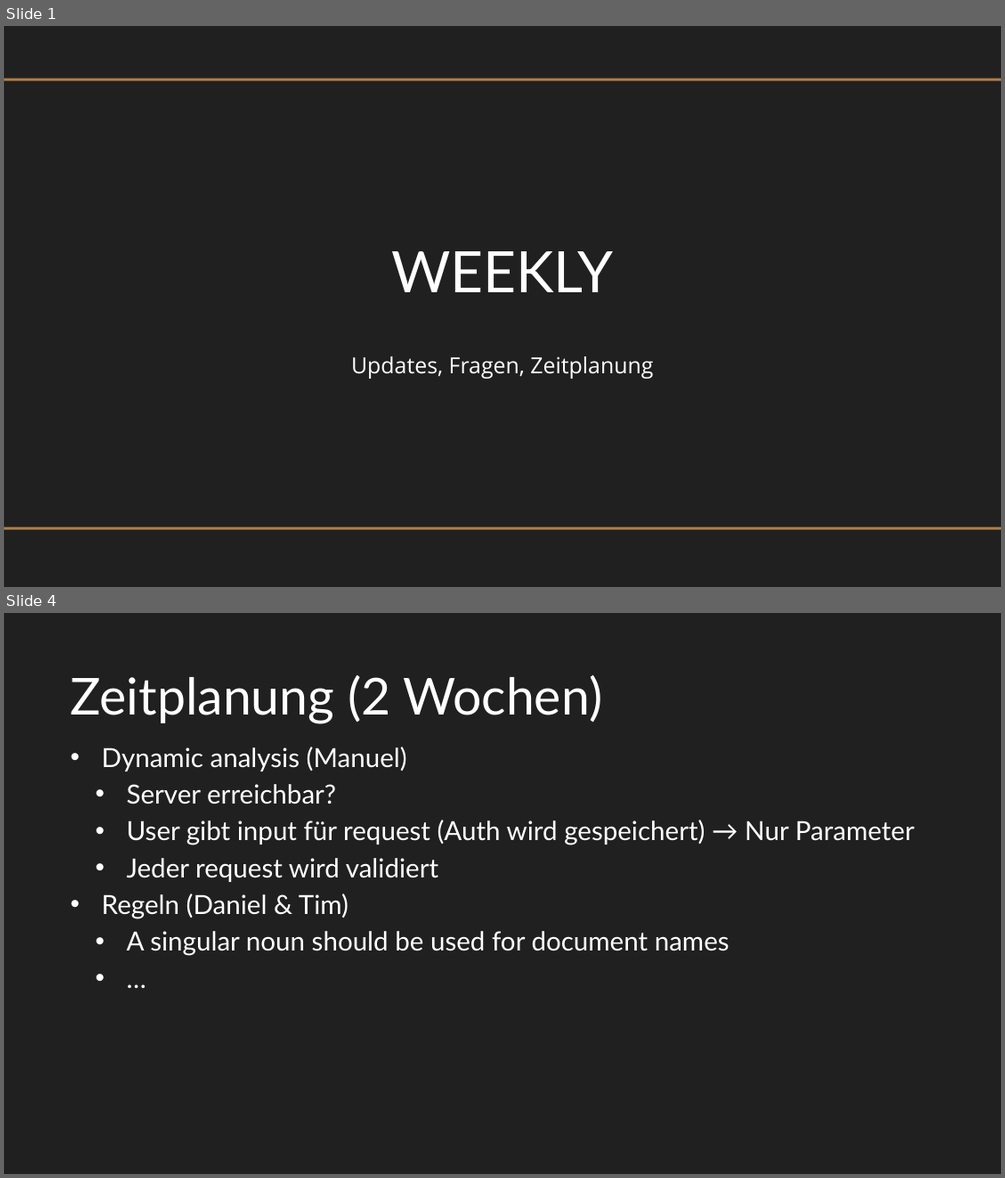
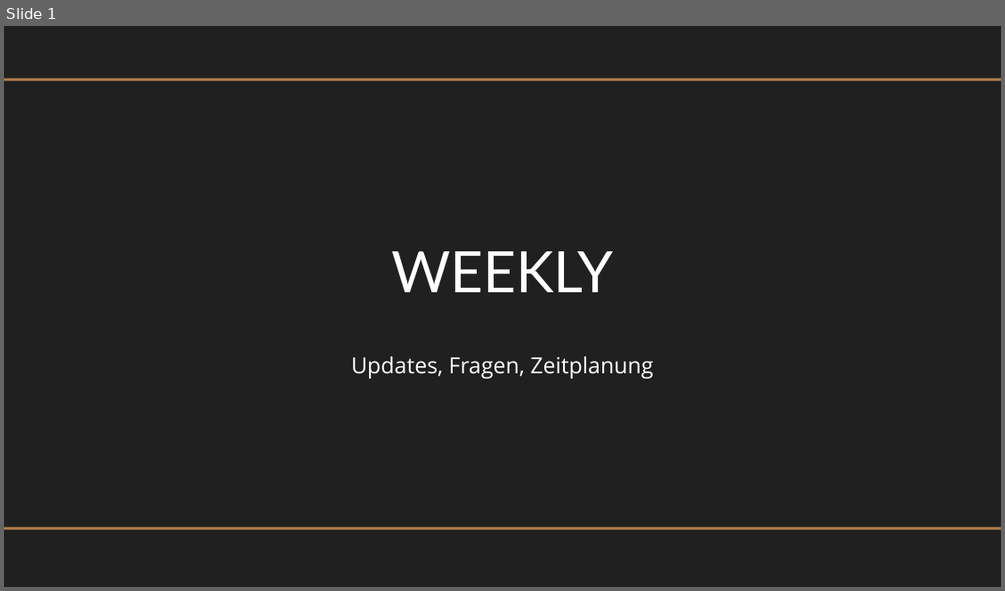
Before and after one commit to restful-ma/rest-ruler, a slide deck: docs/Weekly/08-17-22-Weekly.pptx. Shown one above the other, each under a label of ours: slides 1 and 4 before the commit, slide 1 after it; the slides between them are not shown. The pictures are 1005x1178 and 1005x591 pixels, drawn with LibreOffice and Linux fonts; fonts in the diff are those of the drawing. Boxes give left, top, right and bottom in pixels: in the first picture for what was removed or moved away, otherwise in the second. Text is boxed around its words. In the diff, an @@ line names an element or a change of style, - is before the commit and + after.

```diff
--- a/docs/Weekly/08-17-22-Weekly.pptx
+++ b/docs/Weekly/08-17-22-Weekly.pptx
@@ slide 4 removed at box(4, 613, 1001, 1174), background #202020 @@
@@ text removed at box(71, 675, 602, 724) @@
-Zeitplanung (2 Wochen)
@@ text removed at box(102, 747, 914, 956) @@
-• Dynamic analysis (Manuel)
-  • Server erreichbar?
-  • User gibt input für request (Auth wird gespeichert) → Nur Parameter
-  • Jeder request wird validiert
-• Regeln (Daniel & Tim)
-  • A singular noun should be used for document names
-  • …
```
Also in this commit, not shown: 4 slides added, 3 other slides removed, 3 other files.
